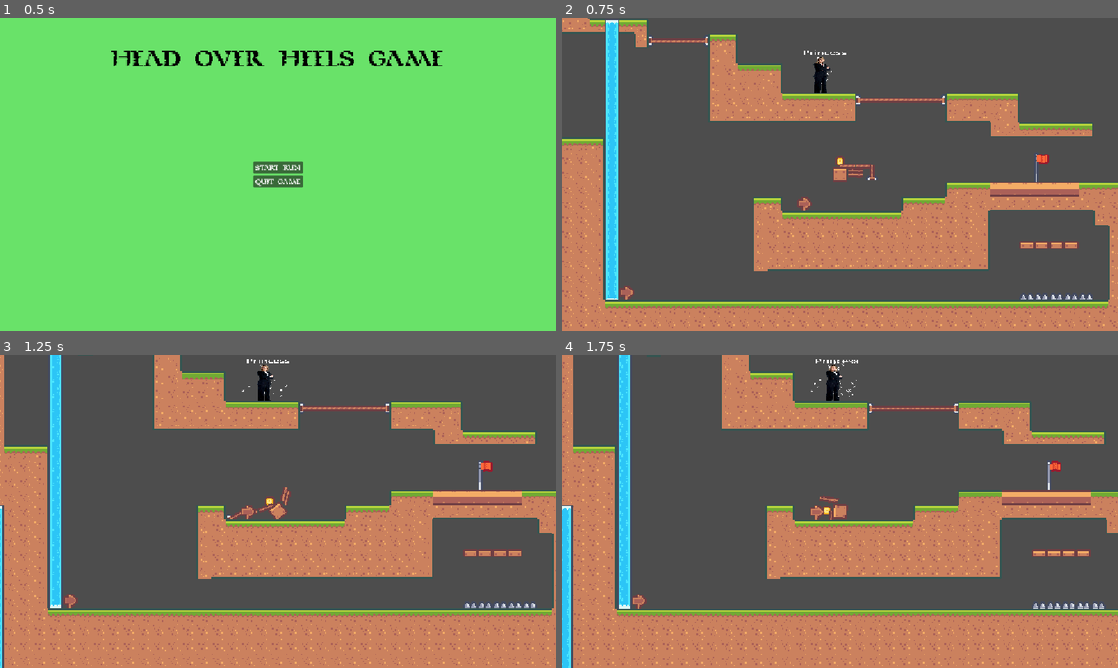
Above: before the commit, frames 1-4 (two rows, left to right).
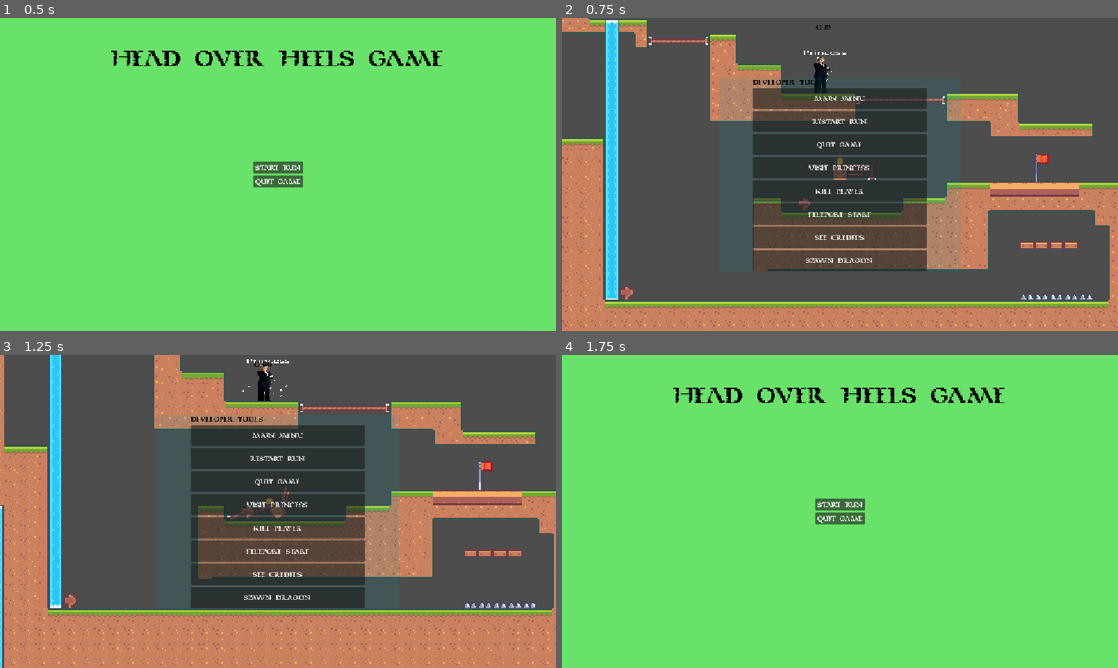
Above: after the commit, the same moments.

Repository: zachary-huber/saskatoonGameJamSeptember2026
Game: Godot game, scene res://scenes/UI/main_menu.tscn
The game is run twice, just before and just after one commit, with the same random seed, the same clock (stepped at 60 frames per second) and the same inputs.
Inputs (mouse positions are in pixels of both pictures, inside the frame that each line leads up to):
- Up to frame 1 (0.5 s): no input
- Up to frame 2 (0.75 s): click "Start run" at 0.5 s
- Up to frame 3 (1.25 s): no input
- Up to frame 4 (1.75 s): click (840, 436) at 1.25 s, where only the run after the commit has a clickable "main menu"

Frame 1 is identical in both runs. In frame 2, 20% of the frame differs, in the area x 28-72%, y 2-81%; in frame 3, 19%; in frame 4, 100%, in the area x 0-100%, y 0-100%.

Commit message:
run stopwatch working now - added progress bar ring images

Diff:
--- a/scenes/UI/hud.tscn
+++ b/scenes/UI/hud.tscn
@@ -23,7 +23,7 @@
 grow_vertical = 2
 color = Color(1, 1, 1, 0)
 
-[node name="MarginContainer" type="MarginContainer" parent="." unique_id=1892950951]
+[node name="developerPanel" type="MarginContainer" parent="." unique_id=1892950951]
 layout_mode = 1
 anchors_preset = 8
 anchor_left = 0.5
@@ -37,99 +37,121 @@
 grow_horizontal = 2
 grow_vertical = 2
 
-[node name="ColorRect" type="ColorRect" parent="MarginContainer" unique_id=581269730]
+[node name="ColorRect" type="ColorRect" parent="developerPanel" unique_id=581269730]
 layout_mode = 2
 size_flags_vertical = 3
 color = Color(0, 0.6117647, 0.654902, 0.12156863)
 
-[node name="HBoxContainer" type="HBoxContainer" parent="MarginContainer" unique_id=976620247]
+[node name="HBoxContainer" type="HBoxContainer" parent="developerPanel" unique_id=976620247]
 layout_mode = 2
 
-[node name="VBoxContainer" type="VBoxContainer" parent="MarginContainer/HBoxContainer" unique_id=2044634612]
+[node name="VBoxContainer" type="VBoxContainer" parent="developerPanel/HBoxContainer" unique_id=2044634612]
+visible = false
 custom_maximum_size = Vector2(500, 400)
 layout_mode = 2
 
-[node name="RichTextLabel" type="RichTextLabel" parent="MarginContainer/HBoxContainer/VBoxContainer" unique_id=1709741831]
+[node name="RichTextLabel" type="RichTextLabel" parent="developerPanel/HBoxContainer/VBoxContainer" unique_id=1709741831]
 layout_mode = 2
 size_flags_vertical = 3
 text = " Stats - Player run duration: 134.3 seconds"
 fit_content = true
 vertical_alignment = 1
 
-[node name="RichTextLabel2" type="RichTextLabel" parent="MarginContainer/HBoxContainer/VBoxContainer" unique_id=941350247]
+[node name="RichTextLabel2" type="RichTextLabel" parent="developerPanel/HBoxContainer/VBoxContainer" unique_id=941350247]
 layout_mode = 2
 size_flags_vertical = 3
 text = " Stats - Player run duration: 134.3 seconds"
 fit_content = true
 vertical_alignment = 1
 
-[node name="RichTextLabel3" type="RichTextLabel" parent="MarginContainer/HBoxContainer/VBoxContainer" unique_id=705958815]
+[node name="RichTextLabel3" type="RichTextLabel" parent="developerPanel/HBoxContainer/VBoxContainer" unique_id=705958815]
 layout_mode = 2
 size_flags_vertical = 3
 text = " Stats - Player run duration: 134.3 seconds"
 fit_content = true
 vertical_alignment = 1
 
-[node name="VSeparator" type="VSeparator" parent="MarginContainer/HBoxContainer" unique_id=1630934031]
+[node name="VSeparator" type="VSeparator" parent="developerPanel/HBoxContainer" unique_id=1630934031]
 layout_mode = 2
 size_flags_horizontal = 3
 size_flags_stretch_ratio = 0.18
 
-[node name="VBoxContainer2" type="VBoxContainer" parent="MarginContainer/HBoxContainer" unique_id=95336472]
+[node name="VBoxContainer2" type="VBoxContainer" parent="developerPanel/HBoxContainer" unique_id=95336472]
 custom_maximum_size = Vector2(500, 400)
 layout_mode = 2
 size_flags_horizontal = 3
 
-[node name="RichTextLabel" type="RichTextLabel" parent="MarginContainer/HBoxContainer/VBoxContainer2" unique_id=297999384]
+[node name="RichTextLabel" type="RichTextLabel" parent="developerPanel/HBoxContainer/VBoxContainer2" unique_id=297999384]
 layout_mode = 2
 text = "Developer Tools"
 fit_content = true
 
-[node name="devButton" parent="MarginContainer/HBoxContainer/VBoxContainer2" unique_id=287198253 instance=ExtResource("3_18exe")]
+[node name="devButton8" parent="developerPanel/HBoxContainer/VBoxContainer2" unique_id=784740242 instance=ExtResource("3_18exe")]
+layout_mode = 2
+text = "main menu"
+devCommand = 7
+
+[node name="devButton3" parent="developerPanel/HBoxContainer/VBoxContainer2" unique_id=1483611480 instance=ExtResource("3_18exe")]
+layout_mode = 2
+text = "restart run"
+devCommand = 2
+
+[node name="devButton7" parent="developerPanel/HBoxContainer/VBoxContainer2" unique_id=1234564296 instance=ExtResource("3_18exe")]
+layout_mode = 2
+text = "quit game"
+devCommand = 6
+
+[node name="devButton" parent="developerPanel/HBoxContainer/VBoxContainer2" unique_id=287198253 instance=ExtResource("3_18exe")]
+visible = false
 layout_mode = 2
 text = "Win Game"
 
-[node name="devButton9" parent="MarginContainer/HBoxContainer/VBoxContainer2" unique_id=1898307175 instance=ExtResource("3_18exe")]
+[node name="devButton9" parent="developerPanel/HBoxContainer/VBoxContainer2" unique_id=1898307175 instance=ExtResource("3_18exe")]
 layout_mode = 2
 text = "Visit Princess"
 devCommand = 9
 
-[node name="devButton2" parent="MarginContainer/HBoxContainer/VBoxContainer2" unique_id=1610843552 instance=ExtResource("3_18exe")]
+[node name="devButton2" parent="developerPanel/HBoxContainer/VBoxContainer2" unique_id=1610843552 instance=ExtResource("3_18exe")]
+visible = false
 layout_mode = 2
 text = "End Run"
 devCommand = 1
 
-[node name="devButton3" parent="MarginContainer/HBoxContainer/VBoxContainer2" unique_id=1483611480 instance=ExtResource("3_18exe")]
-layout_mode = 2
-text = "restart run"
-devCommand = 2
-
-[node name="devButton4" parent="MarginContainer/HBoxContainer/VBoxContainer2" unique_id=1491341581 instance=ExtResource("3_18exe")]
+[node name="devButton4" parent="developerPanel/HBoxContainer/VBoxContainer2" unique_id=1491341581 instance=ExtResource("3_18exe")]
 layout_mode = 2
 text = "kill player"
 devCommand = 3
 
-[node name="devButton5" parent="MarginContainer/HBoxContainer/VBoxContainer2" unique_id=926489865 instance=ExtResource("3_18exe")]
+[node name="devButton5" parent="developerPanel/HBoxContainer/VBoxContainer2" unique_id=926489865 instance=ExtResource("3_18exe")]
 layout_mode = 2
 text = "teleport start"
 devCommand = 4
 
-[node name="devButton6" parent="MarginContainer/HBoxContainer/VBoxContainer2" unique_id=183699738 instance=ExtResource("3_18exe")]
+[node name="devButton10" parent="developerPanel/HBoxContainer/VBoxContainer2" unique_id=177461806 instance=ExtResource("3_18exe")]
+layout_mode = 2
+text = "See Credits"
+devCommand = 4
+
+[node name="devButton11" parent="developerPanel/HBoxContainer/VBoxContainer2" unique_id=1266268649 instance=ExtResource("3_18exe")]
+layout_mode = 2
+text = "Spawn Dragon"
+devCommand = 4
+
+[node name="devButton6" parent="developerPanel/HBoxContainer/VBoxContainer2" unique_id=183699738 instance=ExtResource("3_18exe")]
+visible = false
 layout_mode = 2
 text = "teleport end"
 devCommand = 5
 
-[node name="devButton7" parent="MarginContainer/HBoxContainer/VBoxContainer2" unique_id=1234564296 instance=ExtResource("3_18exe")]
-layout_mode = 2
-text = "quit game"
-devCommand = 6
-
-[node name="devButton8" parent="MarginContainer/HBoxContainer/VBoxContainer2" unique_id=784740242 instance=ExtResource("3_18exe")]
-layout_mode = 2
-text = "main menu"
-devCommand = 7
-
-[node name="VSeparator2" type="VSeparator" parent="MarginContainer/HBoxContainer" unique_id=462424480]
+[node name="VSeparator2" type="VSeparator" parent="developerPanel/HBoxContainer" unique_id=462424480]
 layout_mode = 2
 size_flags_horizontal = 3
 size_flags_stretch_ratio = 0.18
+
+[node name="stopwatchTimeLabel" type="RichTextLabel" parent="." unique_id=120518899]
+layout_mode = 0
+offset_left = 527.0
+offset_top = 10.0
+offset_right = 1045.0
+offset_bottom = 50.0
+text = "TIMER: 0.0"
--- a/scenes/game.tscn
+++ b/scenes/game.tscn
@@ -2,7 +2,6 @@
 
 [ext_resource type="PackedScene" uid="uid://ddj6q6kgkvkck" path="res://scenes/levelParts/level.tscn" id="1_uwrxv"]
 [ext_resource type="PackedScene" uid="uid://d4hfgxt1op56d" path="res://scenes/UI/hud.tscn" id="2_yqjtg"]
-[ext_resource type="Script" uid="uid://dexmvso4k2bsn" path="res://src/UI/hud.gd" id="3_lnu2h"]
 
 [node name="Game" type="Node" unique_id=1457452227]
 
@@ -11,5 +10,3 @@
 [node name="CanvasLayer" type="CanvasLayer" parent="." unique_id=2010805581]
 
 [node name="HUD" parent="CanvasLayer" unique_id=1919242333 instance=ExtResource("2_yqjtg")]
-visible = false
-script = ExtResource("3_lnu2h")
--- a/src/UI/hud.gd
+++ b/src/UI/hud.gd
@@ -15,6 +15,22 @@
 
 func _ready() -> void:
 	GameManager.gameHUD = self
+	updatesTimeLabel()
 
 func toggleHUD() -> void:
-	self.visible = !self.visible
+	$developerPanel.visible = !$developerPanel.visible
+
+func updatesTimeLabel() -> void:
+	$stopwatchTimeLabel.text = str(getTimeInSeconds()).pad_decimals(2)
+	await get_tree().create_timer(0.05).timeout
+	if GameManager.isRunOngoing:
+		updatesTimeLabel()
+	else:
+		$stopwatchTimeLabel.text = str(getCompleteRunTimeSeconds()).pad_decimals(2)
+		return
+
+func getTimeInSeconds() -> float:
+	return (Time.get_ticks_usec() - GameManager.runStartTimeTicks) / 1000000.0
+
+func getCompleteRunTimeSeconds() -> float:
+	return (GameManager.runEndTimeTicks - GameManager.runStartTimeTicks) / 1000000.0
--- a/src/singletons/gameManager.gd
+++ b/src/singletons/gameManager.gd
@@ -6,11 +6,11 @@
 var runEndTimeTicks:int = 0
 var currentRunStats:RunStats
 
-## UI stuff
-var gameHUD:HUD = null
+
+@export var isRunOngoing:bool = false
 
 ## register elements
-# NOTE: set the type for this once it is defined by script.
+var gameHUD:HUD = null
 var player:Player = null
 var princess:Princess = null
 
@@ -31,6 +31,7 @@
 	setRunStartTimeTicks()
 	resetRunStats()
 	get_tree().change_scene_to_file("res://scenes/game.tscn")
+	isRunOngoing = true
 
 # Exit and shutdown the game application
 func quitGame() -> void:
@@ -44,10 +45,11 @@
 # Ends the current run session (status = lose)
 func endRun() -> void:
 	setRunEndTimeTicks()
+	isRunOngoing = false
 
 # Ends the current run session with a WIN status
 func winGame() -> void:
-	pass
+	endRun()
 
 # Start the run from the beginning again, during a run
 func restartRun() -> void:
Binary file added: data/textures/progressEmpty.png
Not shown, added: data/textures/progressEmpty.png.import
Binary file added: data/textures/progressFilled.png
Not shown, added: data/textures/progressFilled.png.import
Not shown, changed: data/textures/.DS_Store
